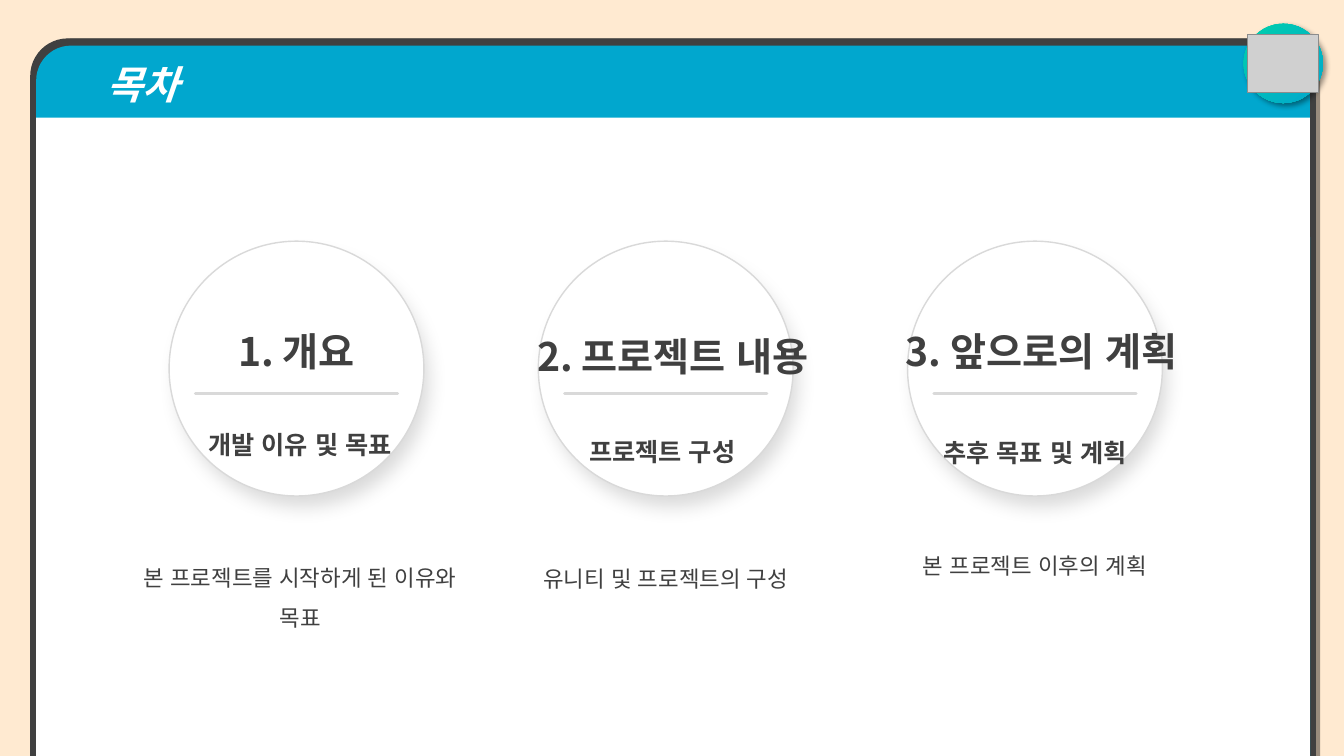
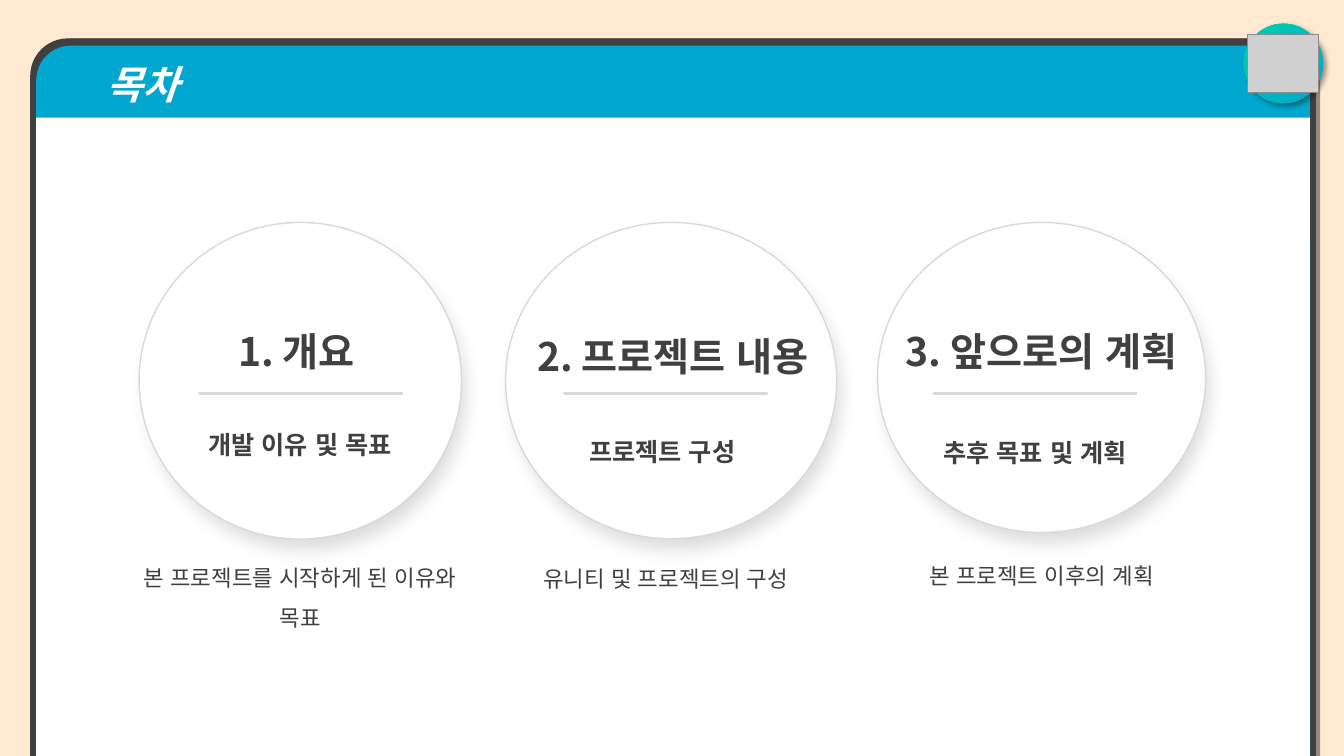
Before and after one commit to jangho1016/2022_1_CapstoneDesign, a slide deck: slide 2 of Final Assignments/파라노이드 팀 발표용 PPT.pptx. Drawn at 1344x756 pixels with LibreOffice and Linux fonts; fonts in the diff are those of the drawing; grey boxes stand for pictures. Boxes give left, top, right and bottom in pixels: in the first picture for what was removed or moved away, otherwise in the second. Text is boxed around its words. In the diff, an @@ line names an element or a change of style, - is before the commit and + after.

```diff
--- a/Final Assignments/파라노이드 팀 발표용 PPT.pptx
+++ b/Final Assignments/파라노이드 팀 발표용 PPT.pptx
@@ ellipse: place and size @@
-ellipse at (169,241,424,496)
+ellipse at (139,223,462,539)
@@ ellipse: place and size @@
-ellipse at (538,241,793,496)
+ellipse at (506,223,838,539)
@@ ellipse: place and size @@
-ellipse at (907,241,1163,496)
+ellipse at (878,223,1207,533)
@@ line moved from (196, 393) - (398, 393) to (200, 393) - (402, 393) @@
@@ text at (923,555,1147,576): paragraph removed @@
-본 프로젝트 이후의 계획
@@ text added at (929,565,1154,586), 16 pt, text #404040 @@
+본 프로젝트 이후의 계획
```
Also in this commit, not shown: 7 other slides changed, 1 slide added, 2 slides removed, 1 other file.
